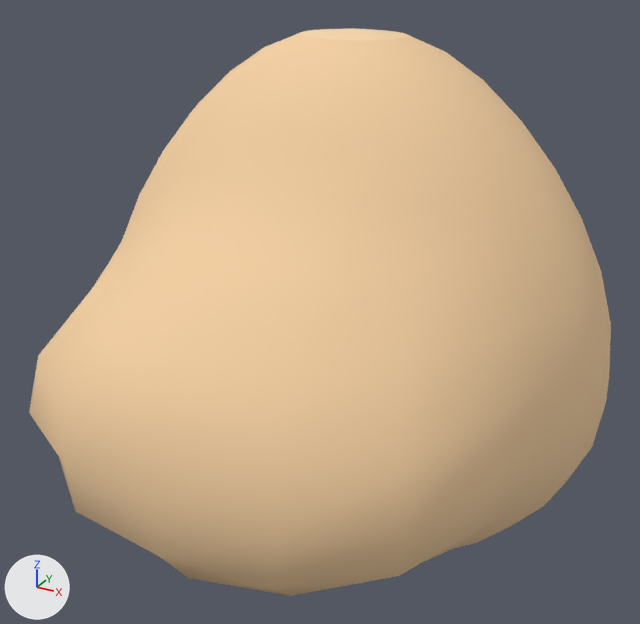
One commit to the glTF model character-studio/src/assets/wardrobe/tee-basic.glb: the scene before it, then after it.
Rendered twice from a 50 mm camera at (0.305, -0.606, 0.744) aimed at (-0.002, -0.047, 0.464). The axes (+X, +Y, +Z) are drawn at lower left. The lights are the same throughout. The first picture is the older version. Shape keys are drawn at the values saved in each file.

In view in the first picture: 'tee-basic'.
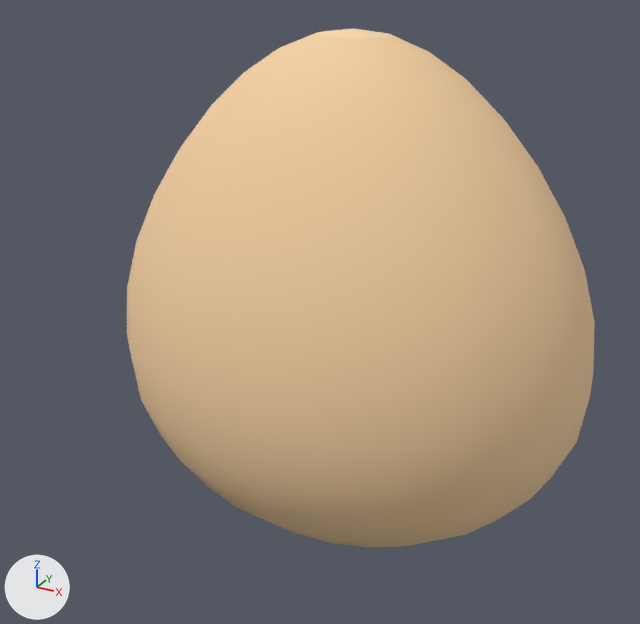
Boxes (x1, y1, x2, y2) around the edits, measured in the pictures (640 x 624 px):
'tee-basic', reshaped (20% narrower, 9% shorter): before (29, 28, 611, 596); after (127, 28, 595, 547)

The change, as a list of edits to the scene's bpy script:
```text
Change key_0_bellyround:
    where key_0_bellyround = bpy.data.objects['tee-basic'].data.shape_keys.key_blocks['bellyRound']
    key_0_bellyround.value: 1.0 -> 0.0
Change key_1_chubby:
    where key_1_chubby = bpy.data.objects['tee-basic'].data.shape_keys.key_blocks['chubby']
    key_1_chubby.value: 1.0 -> 0.0
Change key_2_slim:
    where key_2_slim = bpy.data.objects['tee-basic'].data.shape_keys.key_blocks['slim']
    key_2_slim.value: 1.0 -> 0.0
```
